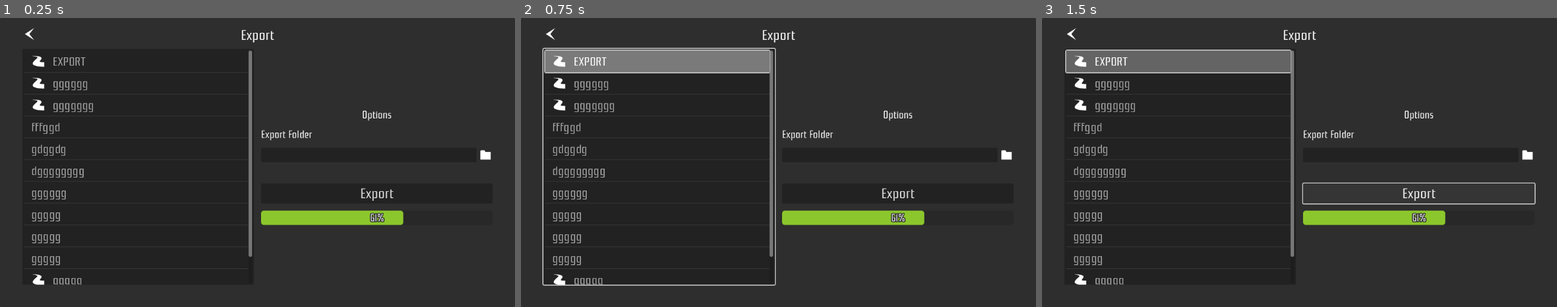
Above: before the commit, frames 1-3 (left to right).
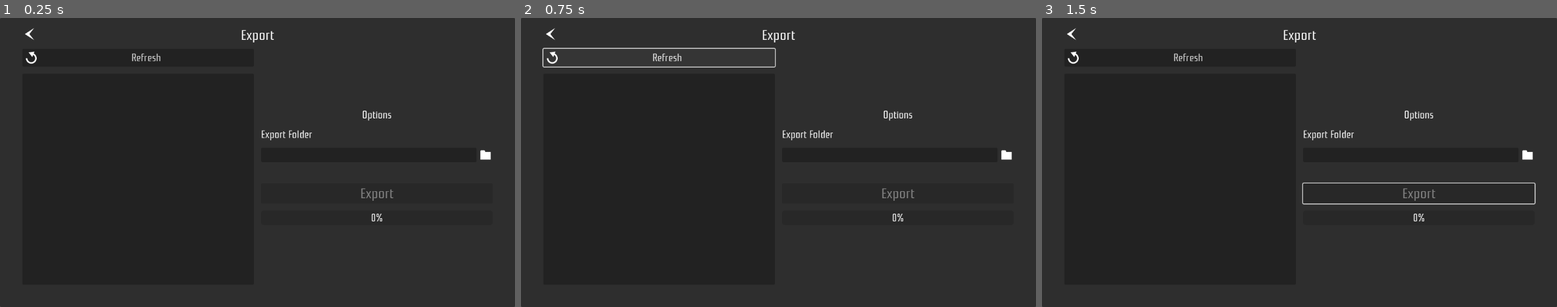
Above: after the commit, the same moments.

Repository: ColorMan777/TM-Share
Game: Godot game, scene res://Assets/Scenes/ExportMode.tscn
Same seed, same stepped clock (60 frames per second), same inputs: the game is played once before the commit and once after it. This scene is started directly instead of the project's main scene.
Inputs (mouse positions are in pixels of both pictures, inside the frame that each line leads up to):
- Up to frame 1 (0.25 s): no input
- Up to frame 2 (0.75 s): click (660, 58) at 0.5 s, where only the run after the commit has a clickable "Refresh"
- Up to frame 3 (1.5 s): click (1417, 194) at 1.25 s, where only the run before the commit has a clickable "Export"

The runs differ from the first frame. In frame 1, 3.5% of the frame differs, in the area x 5-79%, y 11-93%; in frame 2, 7.3%, in the area x 4-79%, y 10-93%; in frame 3, 6.8%.

Commit message:
export backend start + ui

Diff:
--- a/Assets/Scenes/ExportMode.tscn
+++ b/Assets/Scenes/ExportMode.tscn
@@ -1,9 +1,10 @@
-[gd_scene load_steps=6 format=3 uid="uid://52aiu8uac1fk"]
+[gd_scene load_steps=7 format=3 uid="uid://52aiu8uac1fk"]
 
 [ext_resource type="Script" uid="uid://cjtbvqylk35p5" path="res://Assets/Scripts/export_mode.gd" id="1_6wb6w"]
 [ext_resource type="Texture2D" uid="uid://cgwlga40ckqcd" path="res://Assets/Sprites/ArrowL.svg" id="1_l61xj"]
 [ext_resource type="Texture2D" uid="uid://cf5ifi3c5d56g" path="res://Assets/Sprites/RoadLogo.svg" id="2_ip2nl"]
 [ext_resource type="PackedScene" uid="uid://p2kibwu0ag4m" path="res://Assets/UI/path_button_selection.tscn" id="3_j4xyr"]
+[ext_resource type="Texture2D" uid="uid://cjs82xeeqtk6m" path="res://Assets/Sprites/RevertLogo.svg" id="4_i2glo"]
 
 [sub_resource type="StyleBoxFlat" id="StyleBoxFlat_6wb6w"]
 bg_color = Color(0.54509807, 0.78039217, 0.17254902, 1)
@@ -13,7 +14,7 @@
 corner_radius_bottom_left = 6
 corner_detail = 6
 
-[node name="ExportMode" type="Control"]
+[node name="ExportMode" type="Control" node_paths=PackedStringArray("itemList", "exportButton", "progressBar")]
 layout_mode = 3
 anchors_preset = 15
 anchor_right = 1.0
@@ -21,6 +22,10 @@
 grow_horizontal = 2
 grow_vertical = 2
 script = ExtResource("1_6wb6w")
+itemList = NodePath("MarginContainer/VBoxContainer2/MarginContainer/HSplitContainer/VBoxContainer2/ScrollContainer/ItemList")
+mapsIcons = ExtResource("2_ip2nl")
+exportButton = NodePath("MarginContainer/VBoxContainer2/MarginContainer/HSplitContainer/VBoxContainer/MarginContainer/ExportButton")
+progressBar = NodePath("MarginContainer/VBoxContainer2/MarginContainer/HSplitContainer/VBoxContainer/ProgressBar")
 
 [node name="Panel" type="Panel" parent="."]
 layout_mode = 1
@@ -80,11 +85,22 @@
 layout_mode = 2
 theme_override_constants/separation = 16
 
-[node name="ScrollContainer" type="ScrollContainer" parent="MarginContainer/VBoxContainer2/MarginContainer/HSplitContainer"]
+[node name="VBoxContainer2" type="VBoxContainer" parent="MarginContainer/VBoxContainer2/MarginContainer/HSplitContainer"]
 layout_mode = 2
 size_flags_horizontal = 3
+theme_override_constants/separation = 16
 
-[node name="ItemList" type="ItemList" parent="MarginContainer/VBoxContainer2/MarginContainer/HSplitContainer/ScrollContainer"]
+[node name="RefreshButton" type="Button" parent="MarginContainer/VBoxContainer2/MarginContainer/HSplitContainer/VBoxContainer2"]
+layout_mode = 2
+text = "REFRESH"
+icon = ExtResource("4_i2glo")
+
+[node name="ScrollContainer" type="ScrollContainer" parent="MarginContainer/VBoxContainer2/MarginContainer/HSplitContainer/VBoxContainer2"]
+layout_mode = 2
+size_flags_horizontal = 3
+size_flags_vertical = 3
+
+[node name="ItemList" type="ItemList" parent="MarginContainer/VBoxContainer2/MarginContainer/HSplitContainer/VBoxContainer2/ScrollContainer"]
 auto_translate_mode = 2
 layout_mode = 2
 size_flags_horizontal = 3
@@ -97,7 +113,6 @@
 allow_reselect = true
 item_count = 12
 same_column_width = true
-fixed_column_width = 200
 item_0/text = "EXPORT"
 item_0/icon = ExtResource("2_ip2nl")
 item_1/text = "gggggg"
@@ -115,7 +130,7 @@
 item_10/icon = ExtResource("2_ip2nl")
 item_11/text = "ggggg"
 
-[node name="NoMapsLabel" type="Label" parent="MarginContainer/VBoxContainer2/MarginContainer/HSplitContainer/ScrollContainer/ItemList"]
+[node name="NoMapsLabel" type="Label" parent="MarginContainer/VBoxContainer2/MarginContainer/HSplitContainer/VBoxContainer2/ScrollContainer/ItemList"]
 auto_translate_mode = 1
 visible = false
 layout_mode = 1
@@ -160,7 +175,7 @@
 size_flags_vertical = 4
 theme_override_constants/margin_top = 32
 
-[node name="Button" type="Button" parent="MarginContainer/VBoxContainer2/MarginContainer/HSplitContainer/VBoxContainer/MarginContainer"]
+[node name="ExportButton" type="Button" parent="MarginContainer/VBoxContainer2/MarginContainer/HSplitContainer/VBoxContainer/MarginContainer"]
 layout_mode = 2
 theme_override_font_sizes/font_size = 32
 text = "EXPORT"
@@ -173,6 +188,9 @@
 value = 61.42
 
 [connection signal="pressed" from="MarginContainer/VBoxContainer2/Control/BackButton" to="." method="_on_back_button_pressed"]
-[connection signal="multi_selected" from="MarginContainer/VBoxContainer2/MarginContainer/HSplitContainer/ScrollContainer/ItemList" to="." method="_on_item_list_multi_selected"]
+[connection signal="pressed" from="MarginContainer/VBoxContainer2/MarginContainer/HSplitContainer/VBoxContainer2/RefreshButton" to="." method="_on_refresh_button_pressed"]
+[connection signal="multi_selected" from="MarginContainer/VBoxContainer2/MarginContainer/HSplitContainer/VBoxContainer2/ScrollContainer/ItemList" to="." method="_on_item_list_multi_selected"]
+[connection signal="value_changed" from="MarginContainer/VBoxContainer2/MarginContainer/HSplitContainer/VBoxContainer/PathButtonContainer" to="." method="_on_path_button_container_value_changed"]
+[connection signal="pressed" from="MarginContainer/VBoxContainer2/MarginContainer/HSplitContainer/VBoxContainer/MarginContainer/ExportButton" to="." method="_on_export_button_pressed"]
 
 [editable path="MarginContainer/VBoxContainer2/MarginContainer/HSplitContainer/VBoxContainer/PathButtonContainer"]
--- a/Assets/Scripts/TMShare.gd
+++ b/Assets/Scripts/TMShare.gd
@@ -194,3 +194,7 @@
 			final_line.append(i)
 
 	return final_line
+
+func export_maps(map_path:String, export_path:String):
+	var deps = parse_gbx(map_path)
+	print(deps)
--- a/Assets/Scripts/export_mode.gd
+++ b/Assets/Scripts/export_mode.gd
@@ -1,10 +1,32 @@
 extends Control
 
+@export var itemList:Control
+@export var mapsIcons:Texture2D
+@export var exportButton:Control
+@export var progressBar:Control
 
 var modeScene: String = "res://Assets/Scenes/MapOptions.tscn"
 var export_path = ""
 
+var available_maps = []
 var map_selection = []
+
+func _ready() -> void:
+	progressBar.value = 0.0
+	refresh_list()
+	if export_path == "":
+		exportButton.disabled = true
+
+func refresh_list():
+	itemList.clear()
+	map_selection = []
+	exportButton.disabled = true
+	available_maps = TmShare.list_maps()
+
+	for map in available_maps:
+		#itemList.add_item(map.replace(".Map.Gbx", ""), mapsIcons) #without file extension
+		itemList.add_item(map, mapsIcons) # with file extension
+
 
 func _on_back_button_pressed() -> void:
 	get_tree().change_scene_to_file(modeScene)
@@ -19,3 +41,29 @@
 			map_selection = [index] #Put back selection to one item if no keys pressed
 	else:
 		map_selection.remove_at(map_selection.find(index)) #Deselction
+
+	if map_selection != [] and export_path != "":
+		exportButton.disabled = false
+	else:
+		exportButton.disabled = true
+
+
+func _on_refresh_button_pressed() -> void:
+	refresh_list()
+
+func _on_path_button_container_value_changed(value: Variant) -> void:
+	export_path = value
+	if export_path != "" and map_selection != []:
+		exportButton.disabled = false
+
+
+func _on_export_button_pressed() -> void:
+	progressBar.value = 0
+	for map in map_selection:
+		var export_map = available_maps.get(map)
+		print(export_map)
+		TmShare.export_maps(TmShare.maps_path + export_map, export_path)
+		progressBar.value += 100.0 / map_selection.size() # progress bar based on how many maps exported (I don't know how to do it better... call deferred maybe idk)
+		#print(progressBar.value)
+		await get_tree().process_frame
+	progressBar.value = 100.0
--- a/Assets/Translations/UI_translations.csv
+++ b/Assets/Translations/UI_translations.csv
@@ -12,3 +12,4 @@
 PATH,Path,Chemin
 EXPORT_FOLDER,Export Folder,Dossier d’exportation
 NO_MAPS_FOUND,No Maps Found :(,Aucune Map Trouvée :(
+REFRESH,Refresh,Rafraîchir
Not shown, changed: Assets/Translations/.~lock.UI_translations.ods#
Not shown, changed: Assets/Translations/UI_translations.ods
